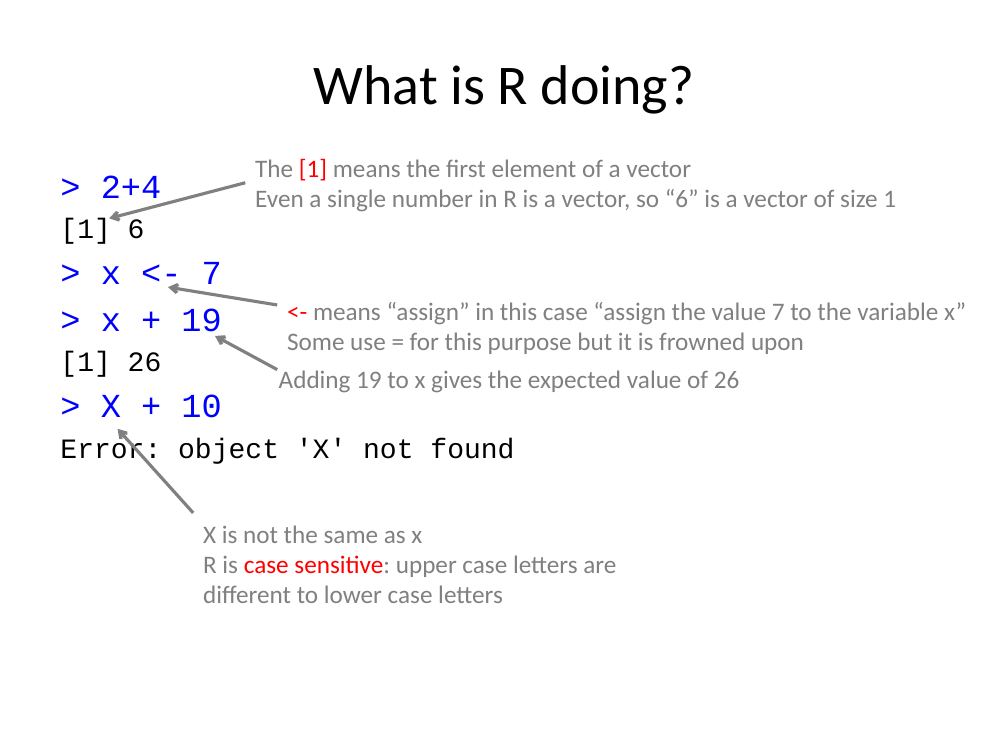
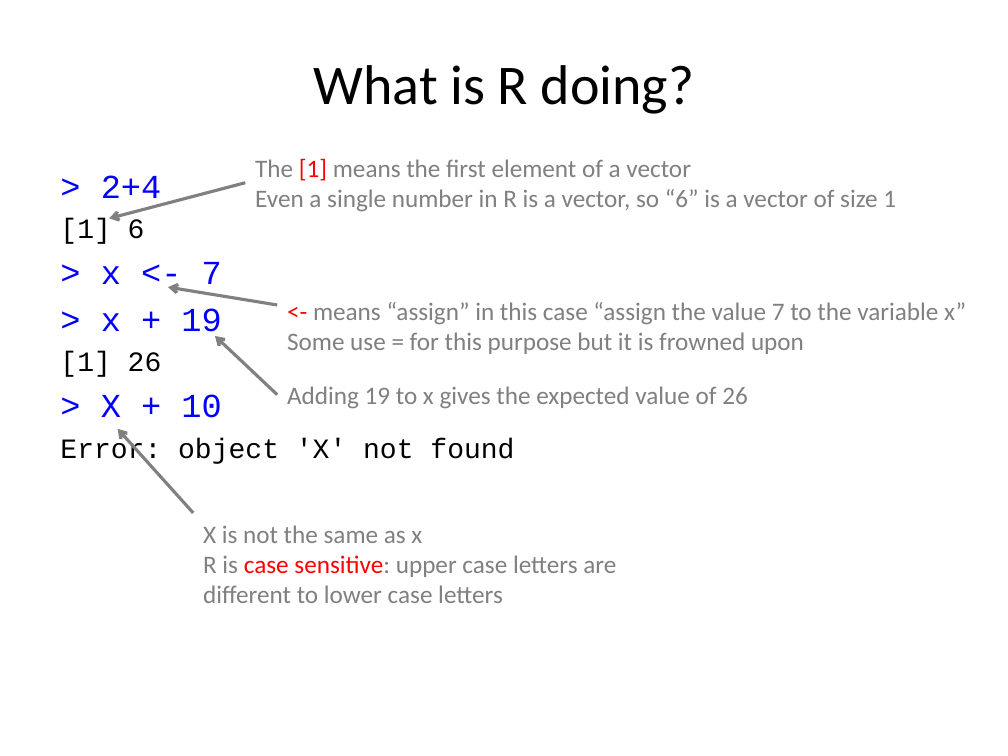
Before and after one commit to cmgienger/1-Introduction-to-R, a slide deck: slide 15 of 1-Introduction to R and Rstudio.pptx (slide 14 before the commit). Drawn at 1008x756 pixels with LibreOffice and Linux fonts; fonts in the diff are those of the drawing. Boxes give left, top, right and bottom in pixels: in the first picture for what was removed or moved away, otherwise in the second. Text is boxed around its words. In the diff, an @@ line names an element or a change of style, - is before the commit and + after.

```diff
--- a/1-Introduction to R and Rstudio.pptx
+++ b/1-Introduction to R and Rstudio.pptx
@@ arrow moved from (277, 370) - (215, 336) to (277, 395) - (215, 336) @@
@@ text "Adding 19 to x gives ...": place and size @@
-text "Adding 19 to x gives ..." at (279, 370, 740, 392)
+text "Adding 19 to x gives ..." at (287, 386, 748, 408)
```
Also in this commit, not shown: 5 other slides changed, 1 slide added, 1 slide removed, 1 other file.
